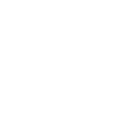
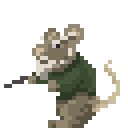
Layers edited between the first and the second 128×128 image:
added group "summon" with 7 layers above "palette" over [left=4, top=24, right=120, bottom=128]
added layer "Layer1" (4th of 5, in "summon") in group "summon" over [left=4, top=24, right=120, bottom=128]
renamed "sideAttack" to "unusedJab", hid the group it (6 layers), moved it above "bg" over [left=4, top=24, right=120, bottom=128]
